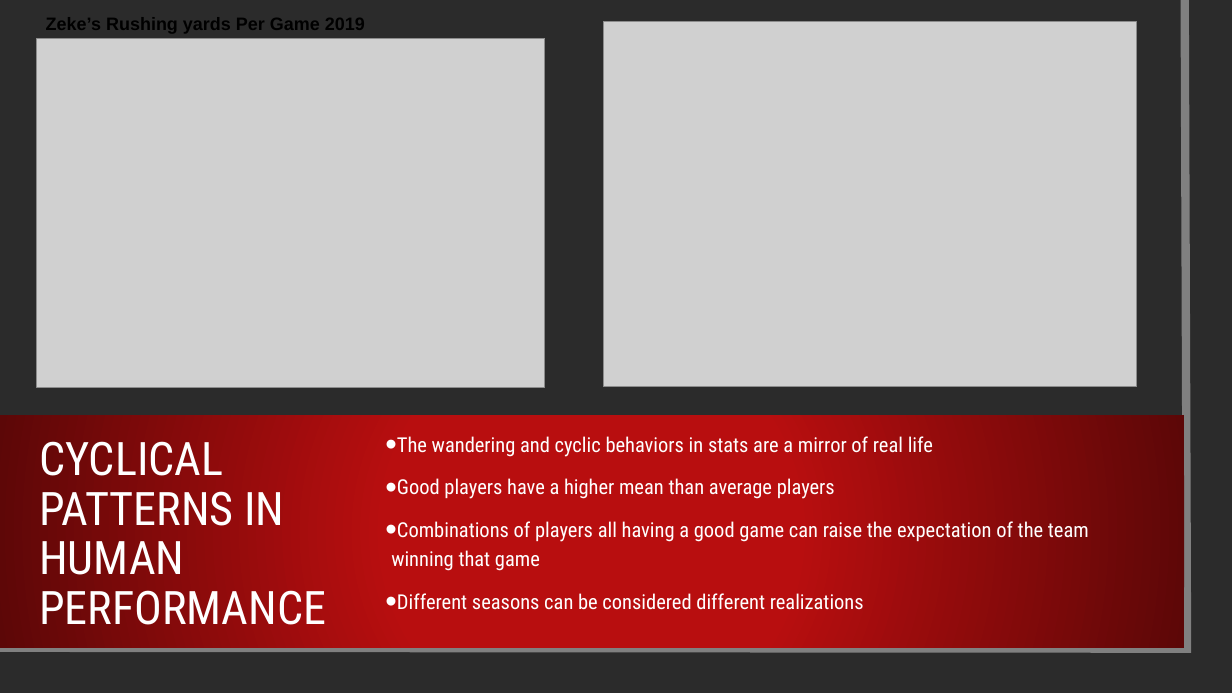
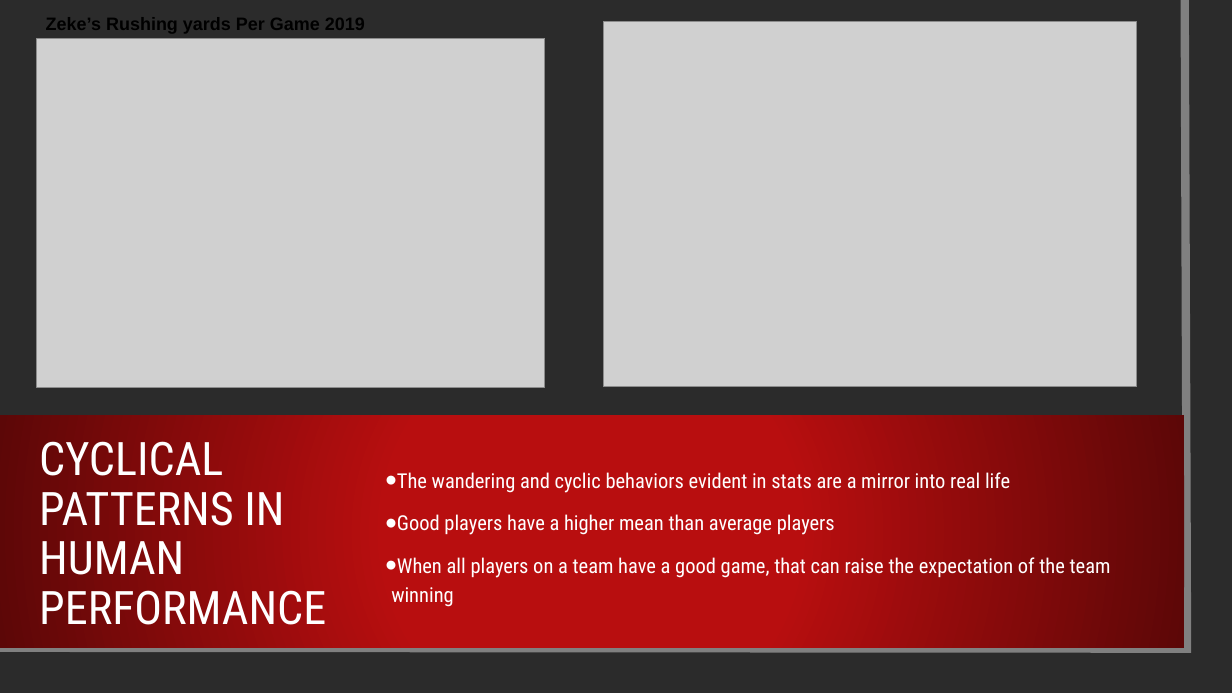
Before and after one commit to realdanielbyrne/NfL-Time-Series-Modeling, a slide deck: slide 4 of dbyrne_predicting_nfl_scores.pptx. Drawn at 1232x693 pixels with LibreOffice and Linux fonts; fonts in the diff are those of the drawing; grey boxes stand for pictures; background and template pictures are left out; a plain dark background stands for a picture behind light text. Boxes give left, top, right and bottom in pixels: in the first picture for what was removed or moved away, otherwise in the second. Text is boxed around its words. In the diff, an @@ line names an element or a change of style, - is before the commit and + after.

```diff
--- a/dbyrne_predicting_nfl_scores.pptx
+++ b/dbyrne_predicting_nfl_scores.pptx
@@ text at (397, 472, 1010, 493): text changed @@
-• The wandering and cyclic behaviors in stats are a mirror of real life
+• The wandering and cyclic behaviors evident in stats are a mirror into real life
@@ text at (391, 557, 1111, 607): text changed @@
-• Combinations of players all having a good game can raise the expectation of the team winning that game
-• Different seasons can be considered different realizations
+• When all players on a team have a good game, that can raise the expectation of the team winning
```
Also in this commit, not shown: 3 other slides changed, 4 other files.
